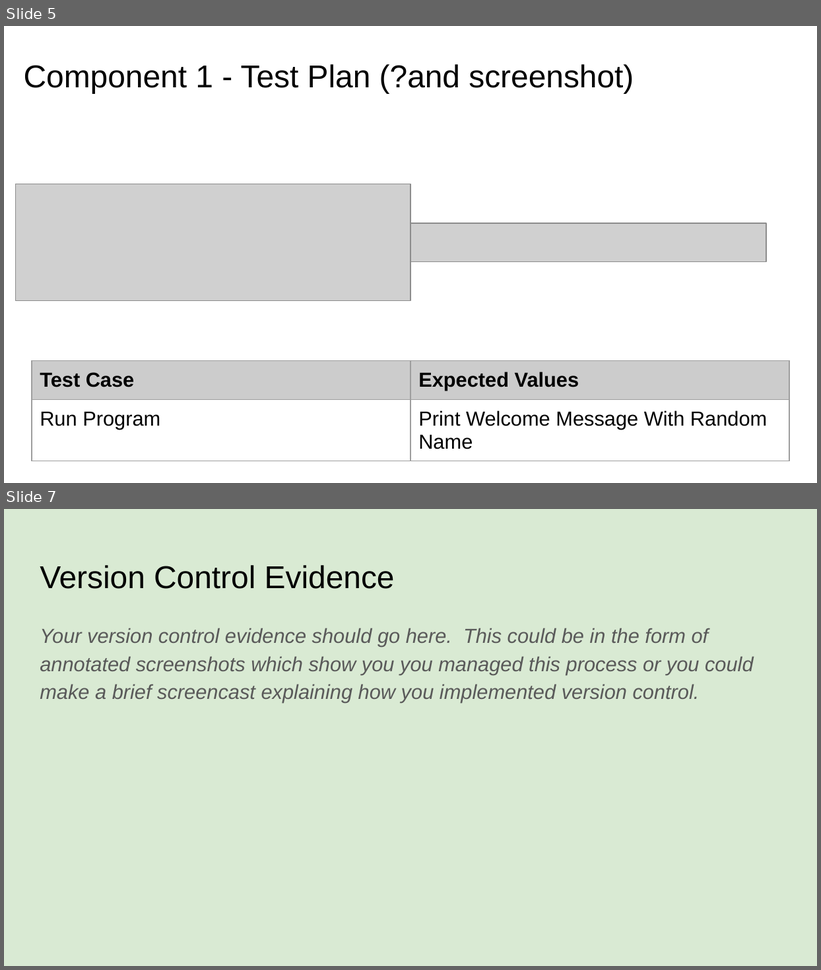
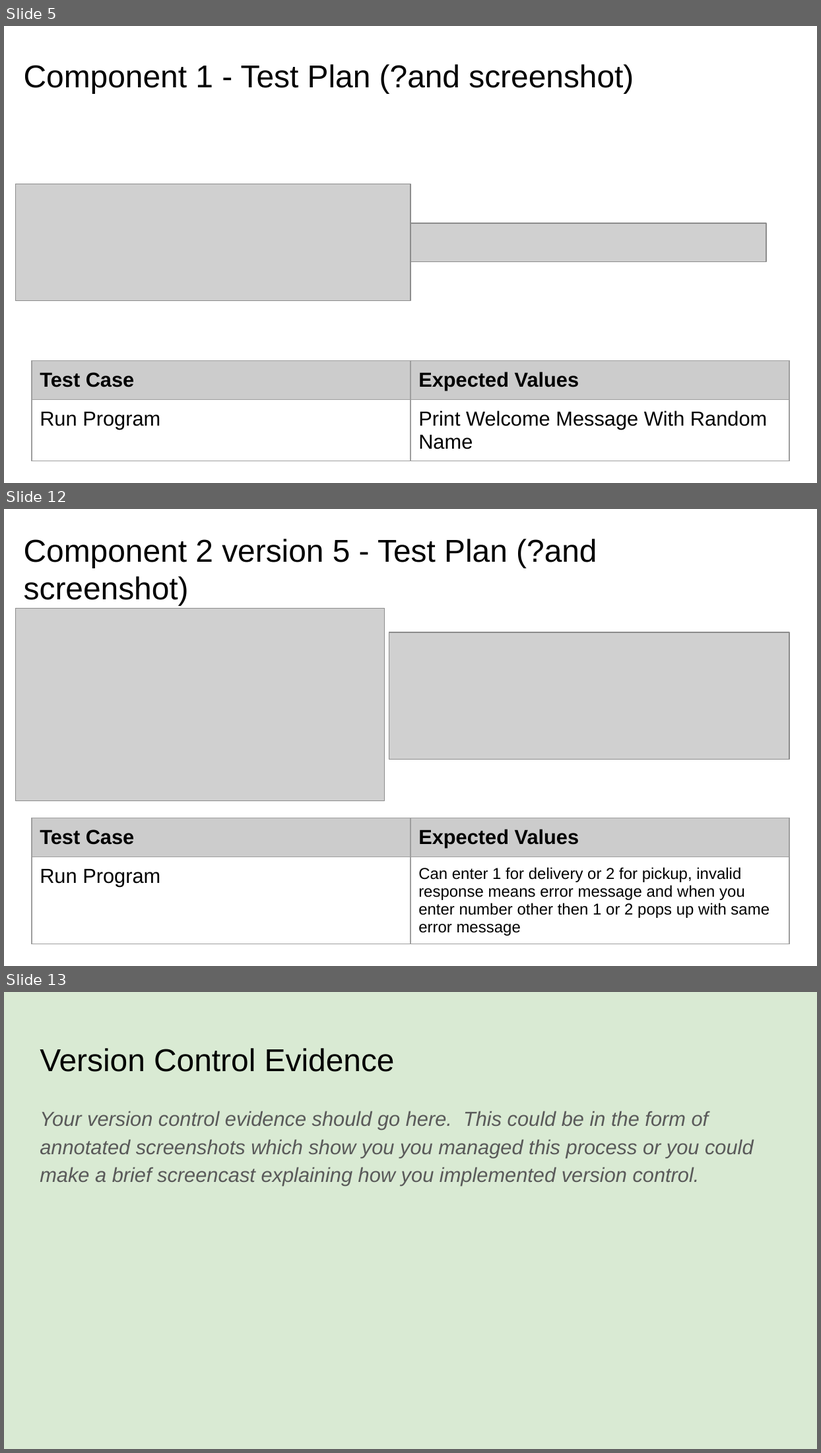
Before and after one commit to randombrunch/Pizza_Bot, a slide deck: 022_91893+_+91897+Documentation.pptx. Shown one above the other, each under a label of ours: slides 5 and 7 before the commit, slides 5, 12 and 13 after it; the slides between them are not shown. The pictures are 821x970 and 821x1453 pixels, drawn with LibreOffice and Linux fonts; fonts in the diff are those of the drawing; grey boxes stand for pictures. Boxes give left, top, right and bottom in pixels: in the first picture for what was removed or moved away, otherwise in the second. Text is boxed around its words. In the diff, an @@ line names an element or a change of style, - is before the commit and + after.

Commit message:
Created pickup or delivery menu
Created different versions of menu refining it in version 4

```diff
--- a/022_91893+_+91897+Documentation.pptx
+++ b/022_91893+_+91897+Documentation.pptx
@@ slide 12 added at [4, 509, 817, 966], background #FFFFFF @@
@@ title added at [24, 539, 597, 605], 28 pt, text #000000 @@
+Component 2 version 5 - Test Plan (?and screenshot)
@@ picture added at [15, 608, 385, 801] @@
@@ picture added at [389, 632, 789, 759] @@
@@ table added at [32, 818, 789, 951], 2 rows, 2 columns @@
+Test Case | Expected Values
+Run Program | Can enter 1 for delivery or 2 for pickup, invalid response means error message and when you enter number other then 1 or 2 pops up with same error message
@@ what was slide 7 is now slide 13 @@
```
Also in this commit, not shown: 1 slide changed, 5 other slides added, 3 other files.
